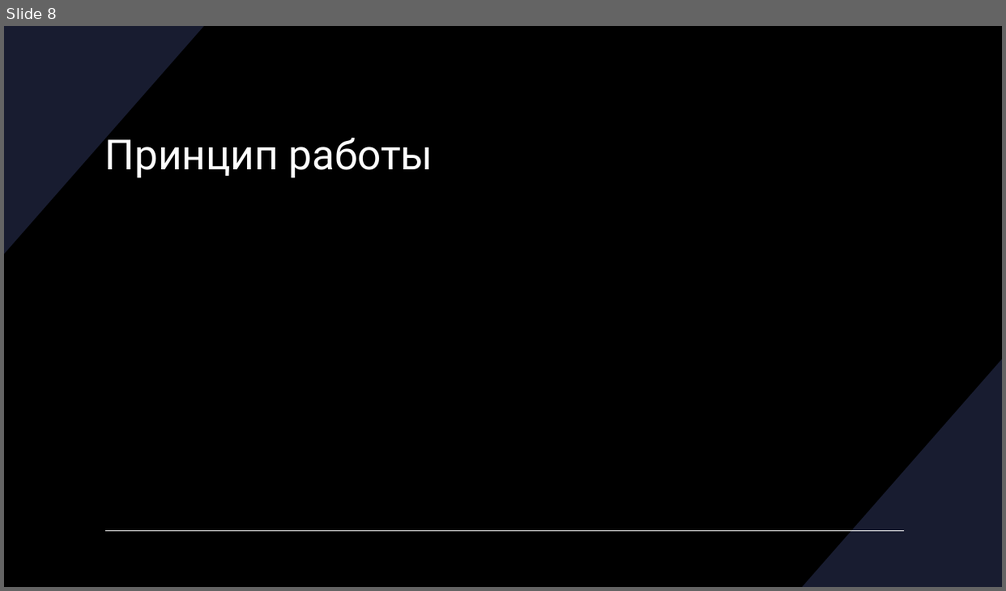
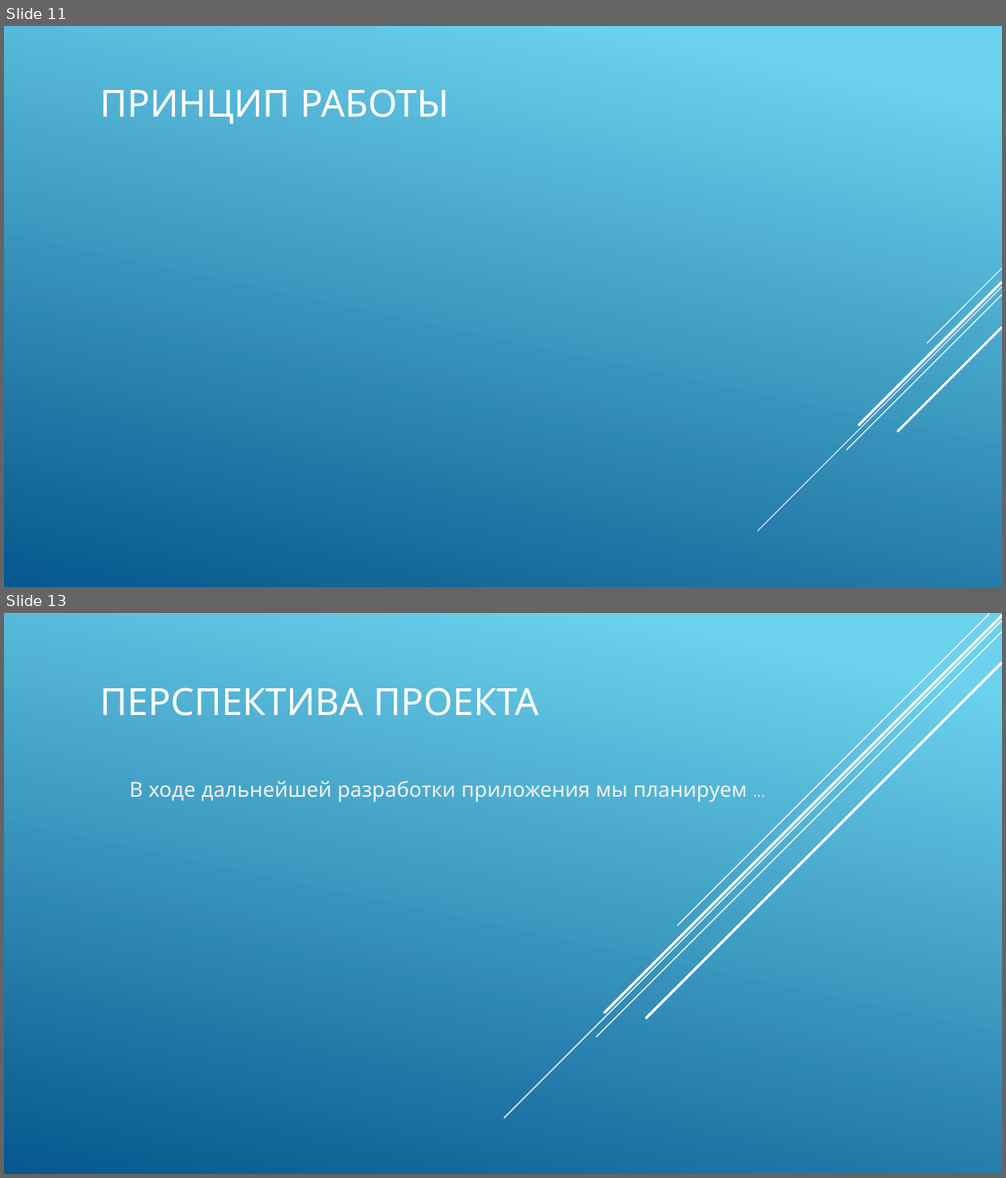
Before and after one commit to Lerika123/verbalize, a slide deck: СловоВед.pptx. Shown one above the other, each under a label of ours: slide 8 before the commit, slides 11 and 13 after it; the slides between them are not shown. The pictures are 1006x591 and 1006x1178 pixels, drawn with LibreOffice and Linux fonts; fonts in the diff are those of the drawing. Boxes give left, top, right and bottom in pixels: in the first picture for what was removed or moved away, otherwise in the second. Text is boxed around its words. In the diff, an @@ line names an element or a change of style, - is before the commit and + after.

```diff
--- a/СловоВед.pptx
+++ b/СловоВед.pptx
@@ slide 13 added at box(4, 613, 1002, 1174), background gradient #6ED2EB to #06588E @@
@@ line added from (1002, 620) to (504, 1118), #FFFFFF 1 pt @@
@@ line added from (1002, 632) to (596, 1037), #FFFFFF 1 pt @@
@@ line added from (1002, 616) to (604, 1013), #FFFFFF 2.5 pt @@
@@ line added from (989, 614) to (678, 926), #FFFFFF 1 pt @@
@@ line added from (1002, 663) to (646, 1019), #FFFFFF 2.5 pt @@
@@ title added at box(100, 688, 539, 716), 36 pt, text #FFFFFF @@
+ПЕРСПЕКТИВА ПРОЕКТА
@@ subtitle added at box(130, 781, 747, 802), 20 pt, text #F2F2F2 @@
+В ходе дальнейшей разработки приложения мы планируем …
@@ what was slide 8 is now slide 11 @@
@@ slide 11 changed as well @@
@@ background #000000 to gradient #6ED2EB to #06588E @@
@@ freeform shape removed at box(4, 26, 204, 254) @@
@@ title at box(100, 89, 450, 124): text changed; size 40 to 36 pt; font Roboto to Quicksand @@
-Принцип работы
+ПРИНЦИП РАБОТЫ
@@ group added at box(758, 268, 1002, 531): 5 lines @@
@@ freeform shape removed at box(802, 359, 1002, 587) @@
@@ line removed from (105, 531) to (904, 531) @@
```
Also in this commit, not shown: 8 other slides changed, 5 other slides added.
